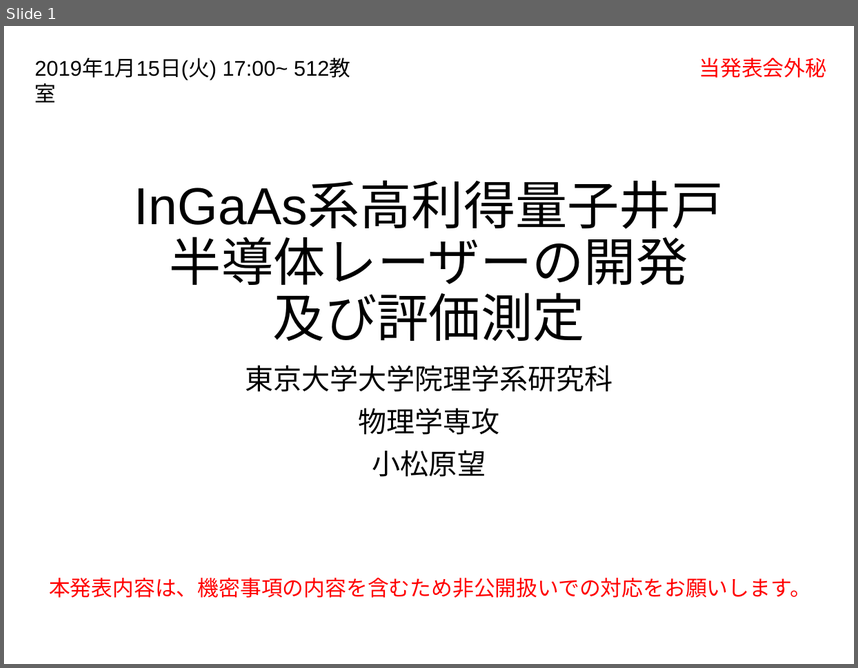
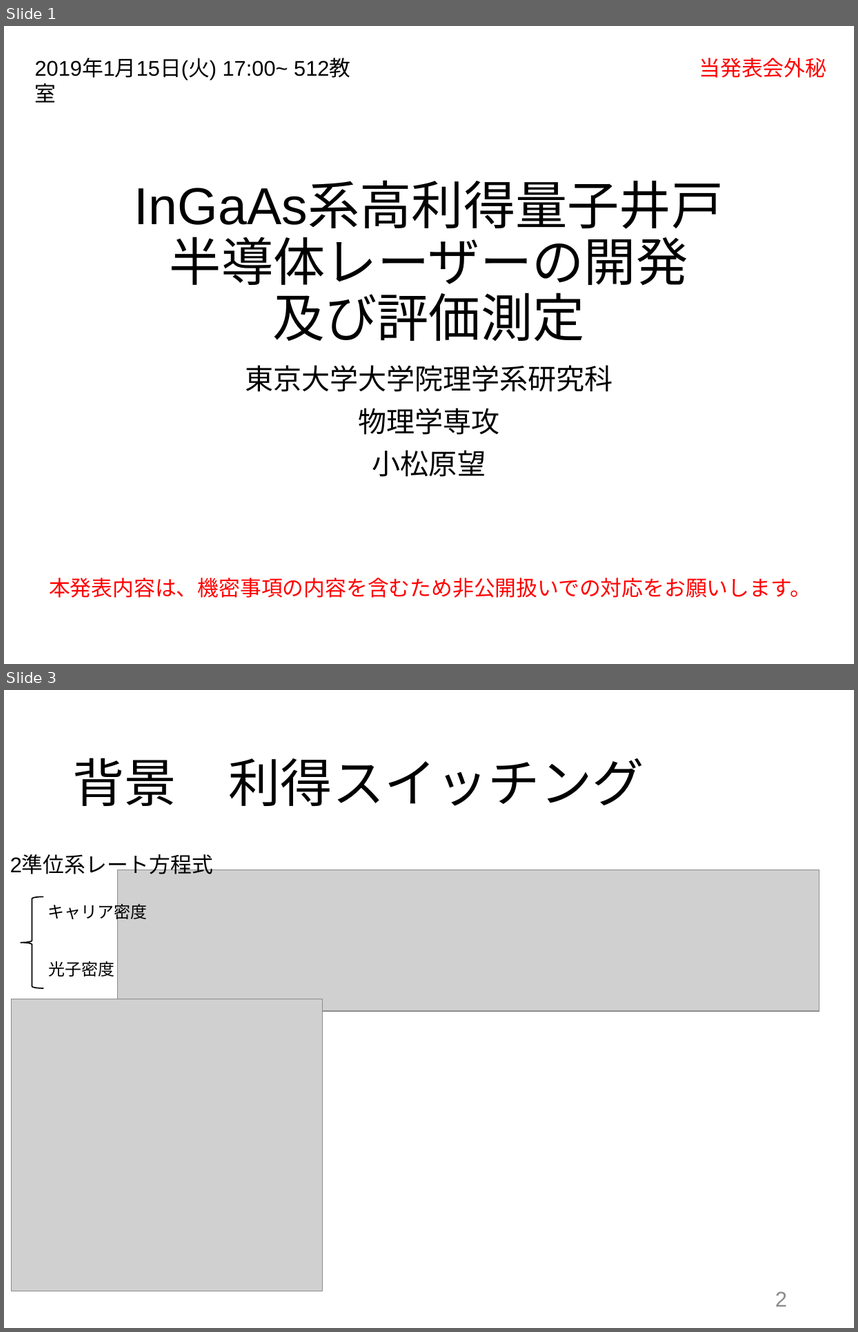
Before and after one commit to komatsubara/yakisaba, a slide deck: 修論/発表スライド/審査会スライド0105.pptx. Shown one above the other, each under a label of ours: slide 1 before the commit, slides 1 and 3 after it; the slides between them are not shown. The pictures are 858x668 and 858x1332 pixels, drawn with LibreOffice and Linux fonts; fonts in the diff are those of the drawing; grey boxes stand for pictures. Boxes give left, top, right and bottom in pixels: in the first picture for what was removed or moved away, otherwise in the second. Text is boxed around its words. In the diff, an @@ line names an element or a change of style, - is before the commit and + after.

```diff
--- a/修論/発表スライド/審査会スライド0105.pptx
+++ b/修論/発表スライド/審査会スライド0105.pptx
@@ slide 3 added at [4, 690, 854, 1328], background #FFFFFF @@
@@ title added at [73, 758, 644, 806], 44 pt, text #000000 @@
+背景 利得スイッチング
@@ text added at [10, 856, 213, 876], 18 pt, text #000000 @@
+2準位系レート方程式
@@ picture added at [117, 869, 819, 1010] @@
@@ left brace added at [20, 896, 43, 988], outline #000000 1 pt @@
@@ text added at [48, 901, 148, 923], 14 pt, text #000000 @@
+キャリア密度
@@ text added at [48, 961, 114, 976], 14 pt, text #000000 @@
+光子密度
@@ picture added at [12, 999, 323, 1291] @@
@@ page number added at [775, 1291, 787, 1306], 18 pt, text #8C8C8C @@
+2
```
Also in this commit, not shown: 1 slide changed, 2 other slides added, 3 slides removed.
